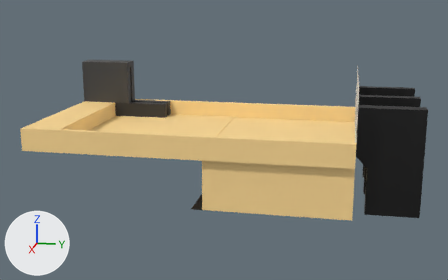
Two versions of the Blender file public/assets/coin-roller.blend, one commit apart.
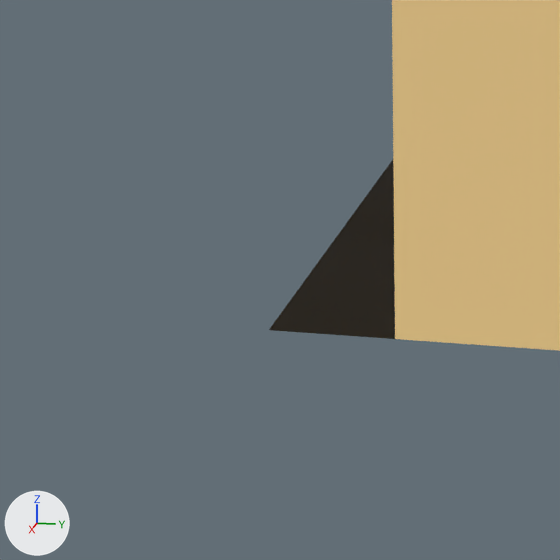
Each version is shown whole from a 50 mm camera at (0.452, 0.302, 0.567) aimed at (-0.663, 0.079, 0.289), then close up on the part from 37% to 48% of the width and 64% to 82% of the height. Arrows for +X, +Y and +Z are at lower left; the lights stay in place.

Objects in the first close-up: 'base', 'trap-sensor'.
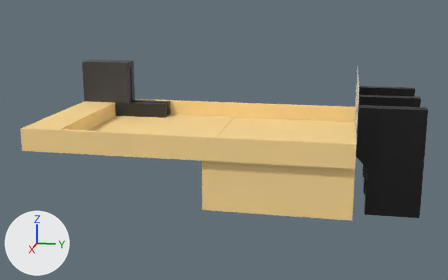
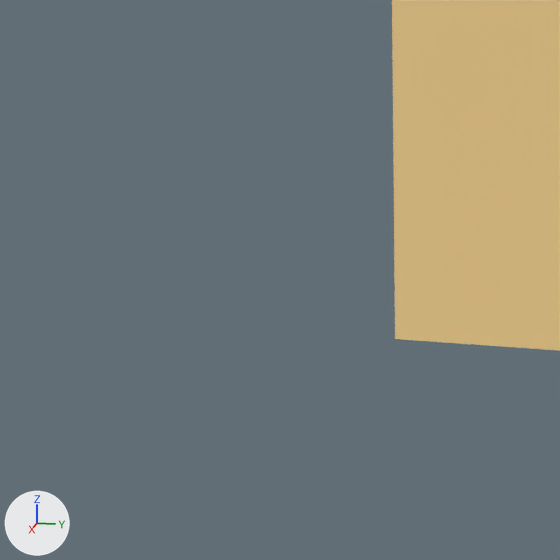
What changed in the scene script:
```text
Change ob_trap_sensor:
    ob_trap_sensor.location: (0.0, 0.0, 0.0) -> (0.0, 0.02, 0.0)
```

Where the change shows, as pixel boxes [x1, y1, x2, y2] in the close-ups (560 x 560 px):
'trap-sensor', moved (not visible afterwards): before [269, 160, 395, 339]
